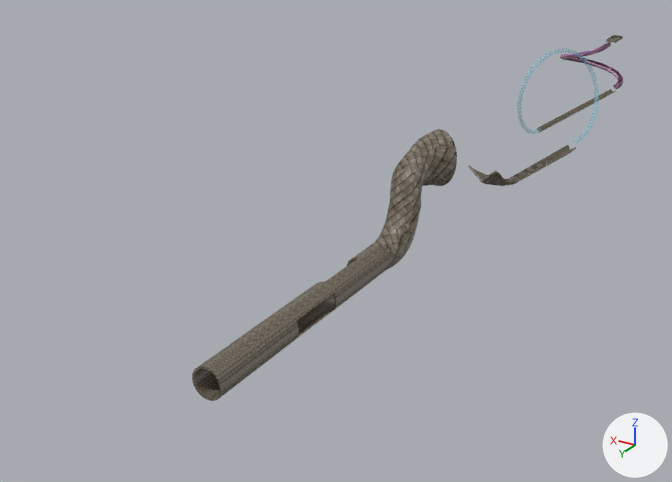
Renders of the glTF model assets/sprites/rollercoaster.gltf from each side of a commit.
One viewpoint serves both versions: a camera (50 mm lens) standing at (-298.0, 1169.0, 220.0) and looking at (95.0, 516.0, -107.0). Lighting does not change. The marker at lower right points along +X, +Y and +Z.

In view in the first picture: 'cyl_rotate-col', 'cylinder-col', 'plane-col.001'.
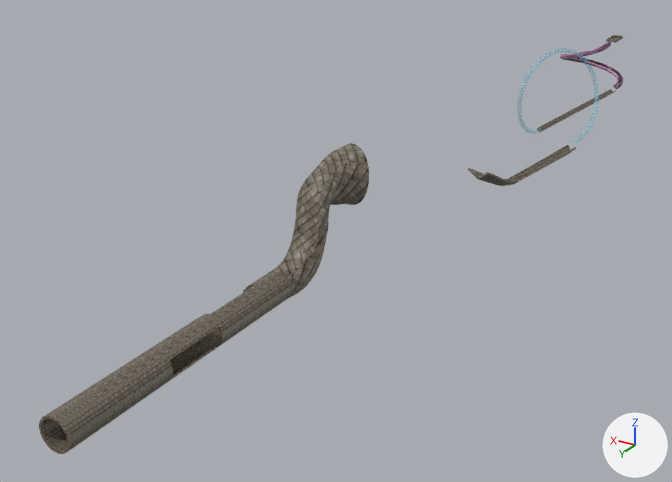
Commit message: rollercoaster fix

Edits to the bpy script that builds the scene:
```text
Change ob_cylinder_col:
    ob_cylinder_col.location: (-13.4, 95.6, -20.0) -> (17.5, 191.3, -12.1)
Change ob_cyl_rotate_col:
    ob_cyl_rotate_col.location: (28.3, 680.3, -90.4) -> (59.2, 776.0, -82.4)
```

Pixel boxes (x1, y1, x2, y2) of what changed, in the pictures (672 x 482 px):
'cyl_rotate-col', moved: before (192, 246, 389, 401); after (39, 271, 290, 454)
'cylinder-col', moved: before (368, 129, 457, 271); after (270, 143, 369, 300)
